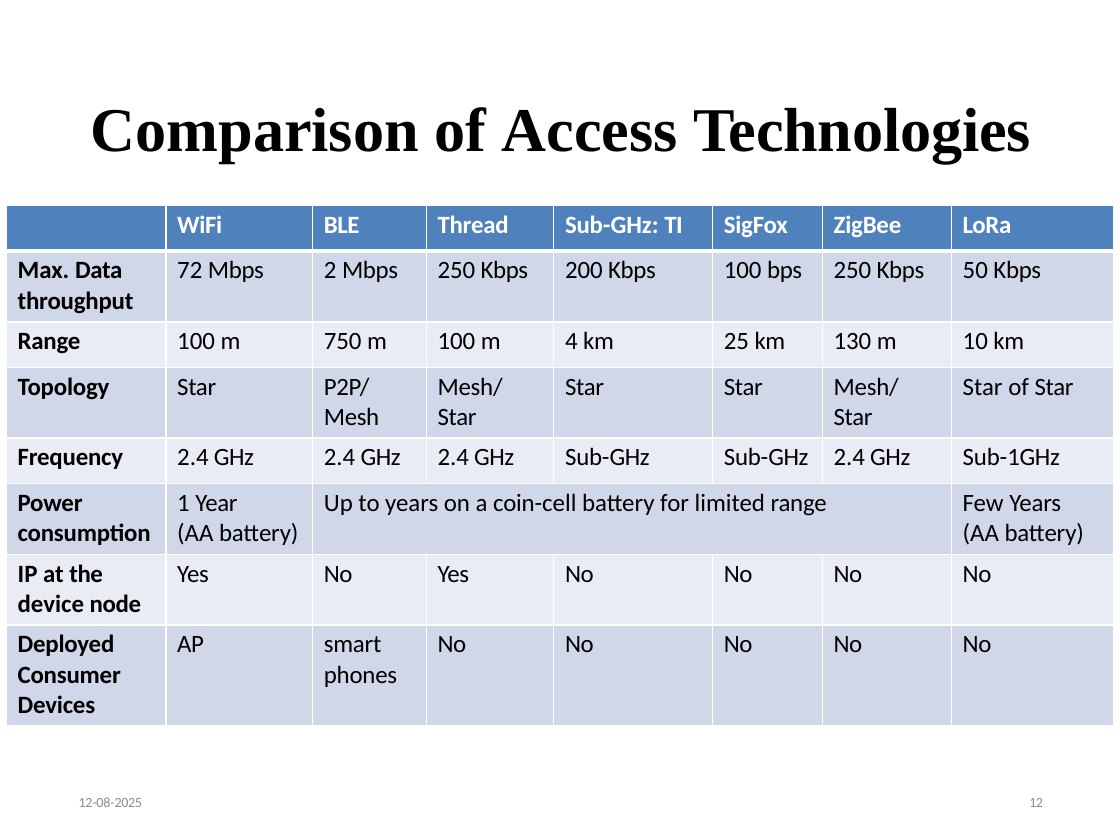
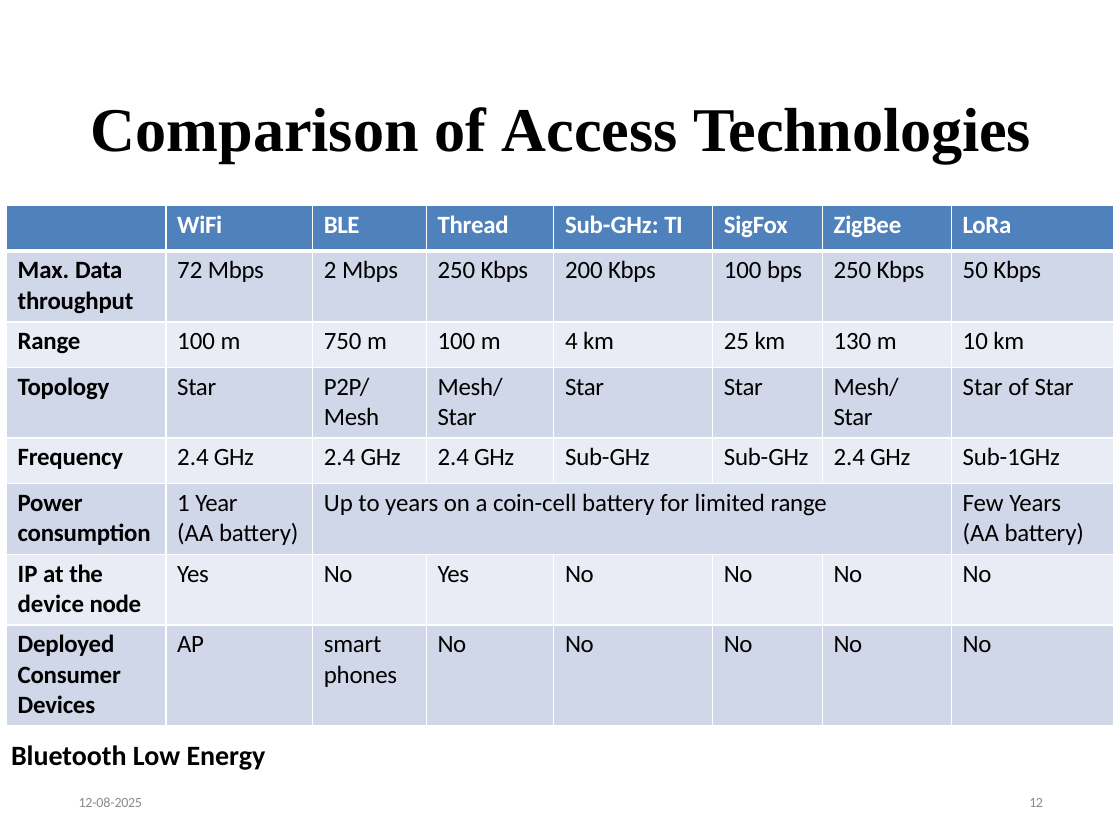
Before and after one commit to najnin26/Internet-of-Things-IoT, a slide deck: slide 12 of Chapter_4_Slide_1_IoT_Net_Access_Technologies.pptx. Drawn at 1120x840 pixels with LibreOffice and Linux fonts; fonts in the diff are those of the drawing. Boxes give left, top, right and bottom in pixels: in the first picture for what was removed or moved away, otherwise in the second. Text is boxed around its words. In the diff, an @@ line names an element or a change of style, - is before the commit and + after.

```diff
--- a/Chapter_4_Slide_1_IoT_Net_Access_Technologies.pptx
+++ b/Chapter_4_Slide_1_IoT_Net_Access_Technologies.pptx
@@ text added at (11,745,266,770), 18 pt, text #000000, bold @@
+Bluetooth Low Energy
```
Also in this commit, not shown: 9 other slides changed.
